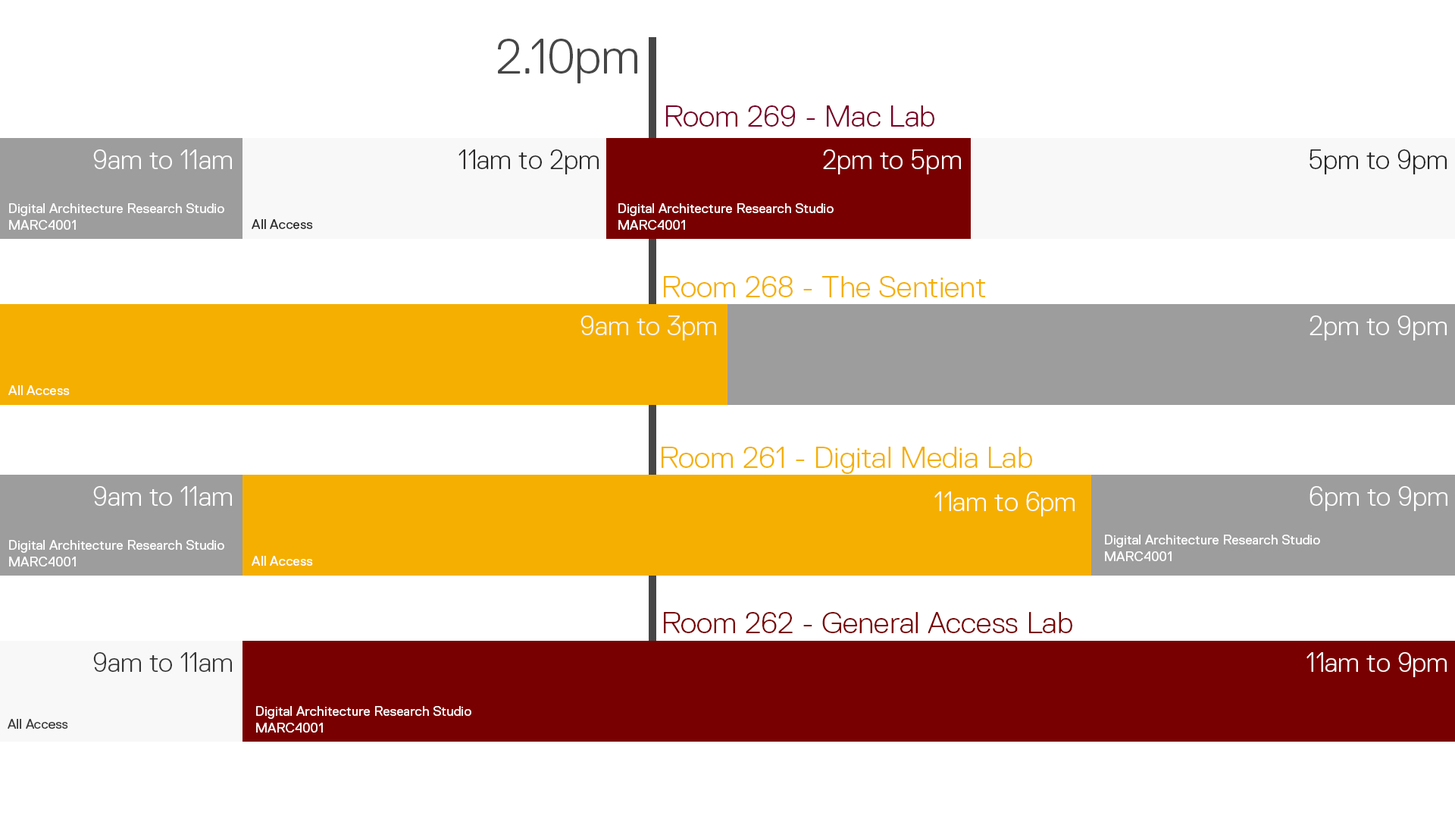
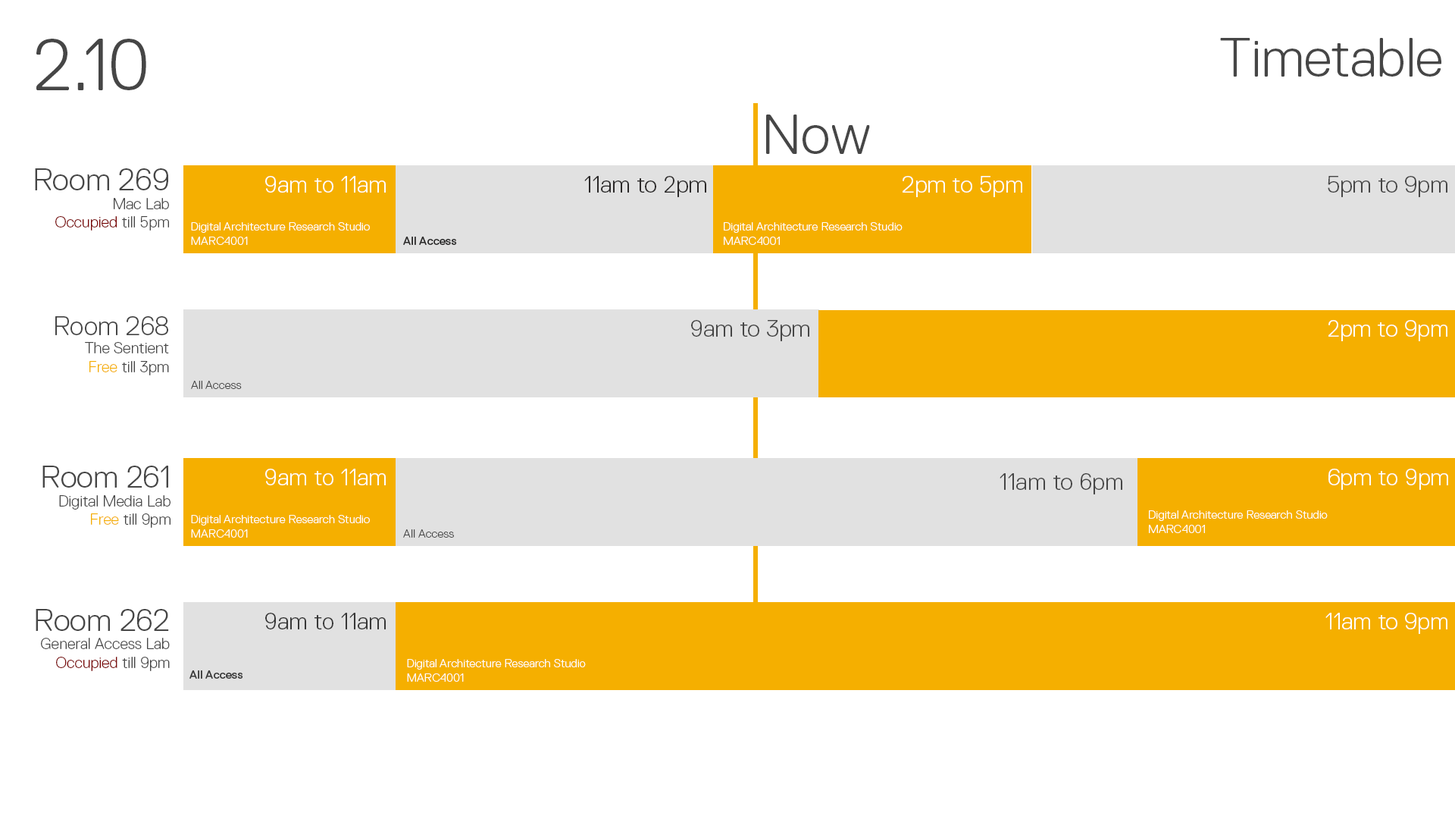
Two versions of the same layered image (w=1455, h=819). Layer-by-layer changes:
painted on "9am to 11am" (1st of 3, in "Group 2 copy 2") over [93,612,386,672]
renamed "Digital Architecture Research Studio MARC4001 copy 4" to "Digital Architecture Research Studio MARC4001", painted on it over [256,658,586,733]
painted on "Rectangle 2 copy 4" (1st of 4, in "Group 2 copy 2") over [242,601,1455,742]
painted on "Rectangle 2" (1st of 3, in "Group 2 copy 2") over [0,601,396,742]
painted on "Digital Architecture Research Studio MARC4001" (3rd of 5, in "Group 2 copy 2") over [9,514,370,567]
painted on "Rectangle 2 copy 4" (2nd of 4, in "Group 2 copy 2") over [1091,457,1455,576]
painted on "Rectangle 2" (2nd of 3, in "Group 2 copy 2") over [0,457,396,576]
painted on "Rectangle 1" (1st of 3, in "Group 2 copy 2") over [242,457,1138,576]
painted on "Rectangle 2 copy 4" (3rd of 4, in "Group 2 copy") over [727,303,1455,405]
painted on "Rectangle 1" (2nd of 3, in "Group 2 copy") over [0,303,820,405]
painted on "Rectangle 2 copy 4" (4th of 4, in "Mac Lab") over [606,137,1032,254]
painted on "Rectangle 2" (3rd of 3, in "Mac Lab") over [0,137,396,254]
painted on "Rectangle 1 copy" over [242,137,715,254]
painted on "Rectangle 1" (3rd of 3, in "Mac Lab") over [971,137,1455,254]
renamed "Room 262 - General Access Lab" to "Room 262 General Access Lab Occupied till 9pm", painted on it over [35,608,1073,671]
renamed "Room 261 - Digital Media Lab" to "Room 261 Digital Media Lab Free till 9pm", painted on it over [42,446,1033,528]
renamed "Room 268 - The Sentient" to "Room 268 The Sentient Free till 3pm", painted on it over [55,275,986,376]
renamed "Room 269 - Mac Lab" to "Room 269 Mac Lab Occupied till 5pm", painted on it over [34,105,935,231]
painted on "Shape 1" over [648,37,758,742]
renamed "2.10pm" to "Now", painted on it over [497,38,871,154]
…and 19 more changes (2 added, 17 painted, 2 renamed)
